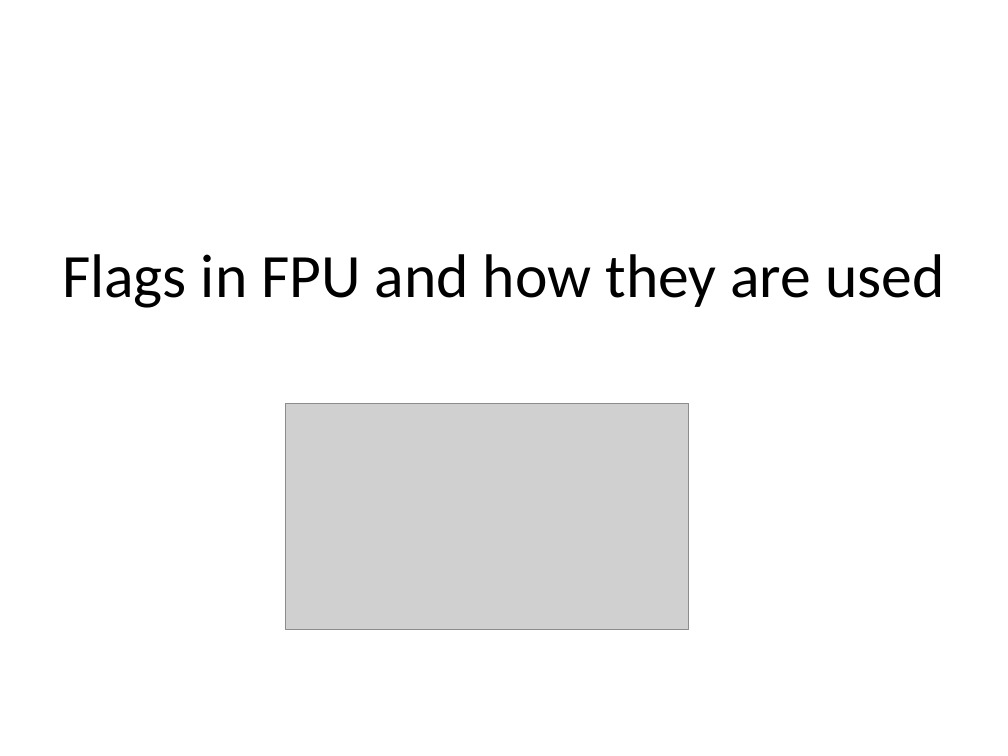
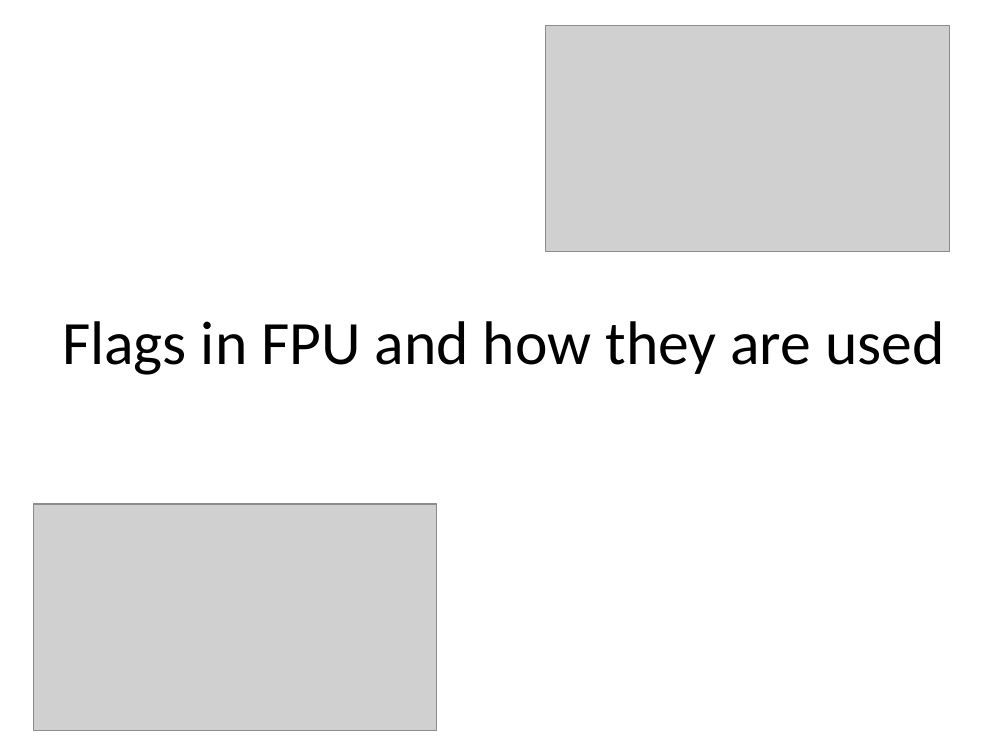
Before and after one commit to girishsukukumar/ARM-Architecture, a slide deck: slide 38 of Module-7.pptx (slide 35 before the commit). Drawn at 1008x756 pixels with LibreOffice and Linux fonts; fonts in the diff are those of the drawing; grey boxes stand for pictures. Boxes give left, top, right and bottom in pixels: in the first picture for what was removed or moved away, otherwise in the second. Text is boxed around its words. In the diff, an @@ line names an element or a change of style, - is before the commit and + after.

```diff
--- a/Module-7.pptx
+++ b/Module-7.pptx
@@ picture added at (x1=546, y1=25, x2=950, y2=252) @@
@@ title "Flags in FPU and how ..." moved from (x1=62, y1=254, x2=944, y2=308) to (x1=62, y1=321, x2=944, y2=375) @@
@@ picture moved from (x1=285, y1=403, x2=688, y2=630) to (x1=33, y1=504, x2=436, y2=731) @@
```
Also in this commit, not shown: 4 other slides changed, 10 slides added, 1 slide removed.
